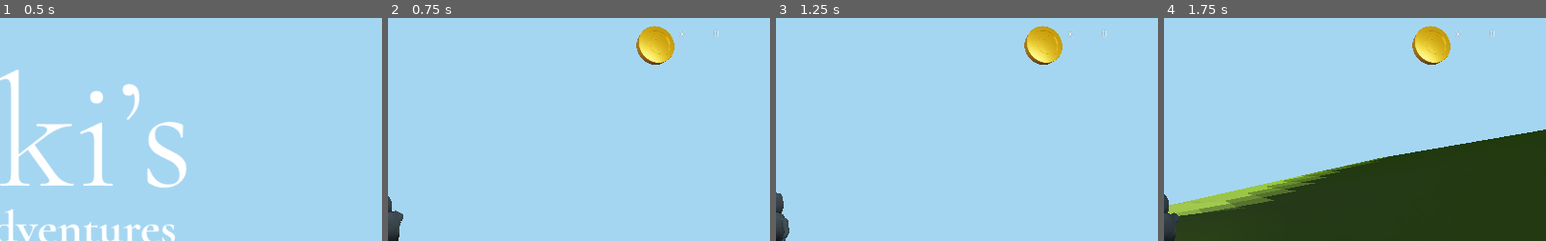
Above: before the commit, frames 1-4 (left to right).
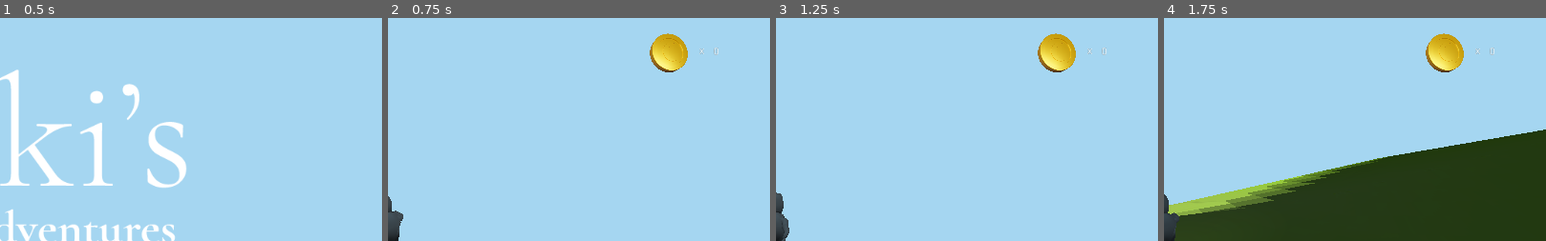
Above: after the commit, the same moments.

Repository: freskoulix/ggj-2021
Game: Godot game, scene res://scenes/RootScene.tscn
The game is run twice, just before and just after one commit, with the same random seed, the same clock (stepped at 60 frames per second) and the same inputs. Sound files missing from this copy of the repository are replaced by a short silence.
Inputs (mouse positions are % of the whole screen's width and height, from its top left):
- Up to frame 1 (0.5 s): no input
- Up to frame 2 (0.75 s): click (58, 65) at 0.5 s
- Up to frame 3 (1.25 s): no input
- Up to frame 4 (1.75 s): move the mouse to (55, 50) at 1.27 s; hold W (move_forward) from 1.28 s (still down); tap Space (jump) at 1.52 s
The pictures show only the part of the screen within x 50-100%, y 0-50%; the shares and areas given below are measured in that part.

Frame 1 is identical in both runs. In frame 2, 1.6% of the frame differs, in the area x 65-87%, y 3-25%; in frame 3, 1.6%; in frame 4, 1.6%.

Commit message:
Fixed HUD overlay

Diff:
--- a/scenes/Character.tscn
+++ b/scenes/Character.tscn
@@ -127,33 +127,35 @@
 shadow_enabled = true
 
 [node name="HUD" type="Control" parent="."]
-margin_right = 1024.0
-margin_bottom = 600.0
+anchor_left = 0.727
+anchor_right = 1.0
+margin_left = 72.552
+margin_bottom = 100.0
 __meta__ = {
 "_edit_use_anchors_": false
 }
 
 [node name="Sprite" type="Sprite" parent="HUD"]
-position = Vector2( 870.689, 38.0976 )
+position = Vector2( 71.6362, 48.2991 )
 scale = Vector2( 0.133279, 0.136454 )
 texture = ExtResource( 1 )
 
 [node name="Label" type="Label" parent="HUD"]
-margin_left = 903.0
-margin_top = 16.0
-margin_right = 942.0
-margin_bottom = 60.0
+margin_left = 111.95
+margin_top = 39.0
+margin_right = 120.95
+margin_bottom = 54.0
 text = "x"
 __meta__ = {
 "_edit_use_anchors_": false
 }
 
 [node name="Counter" type="Label" parent="HUD"]
-margin_left = 948.0
-margin_top = 16.0
-margin_right = 996.0
-margin_bottom = 62.0
-text = "Q"
+margin_left = 131.0
+margin_top = 40.0
+margin_right = 275.0
+margin_bottom = 54.0
+text = "0"
 script = ExtResource( 4 )
 __meta__ = {
 "_edit_use_anchors_": false
